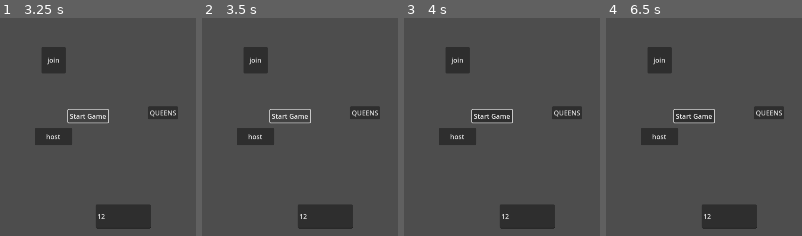
Above: before the commit, frames 1-4 (left to right).
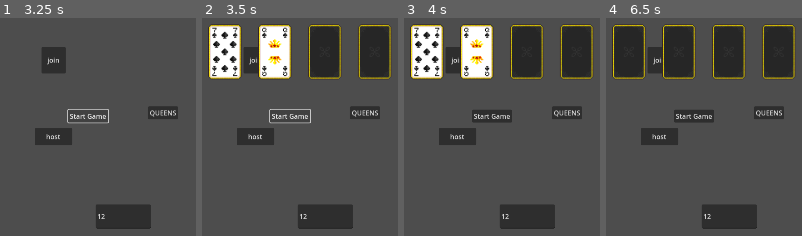
Above: after the commit, the same moments.

Repository: zyreoo/queens
Game: Godot game, scene res://scenes/main.tscn
The game is run twice, just before and just after one commit, with the same random seed, the same clock (stepped at 60 frames per second) and the same inputs.
Inputs (mouse positions are in pixels of both pictures, inside the frame that each line leads up to):
- Up to frame 1 (3.25 s): click (123, 216) at 0.52 s; type "12" at 0.6 s; click "host" at 1.25 s; click "join" at 2 s; click "Start Game" at 2.75 s
- Up to frame 2 (3.5 s): no input
- Up to frame 3 (4 s): click (427, 52) at 3.52 s
- Up to frame 4 (6.5 s): click (678, 52) at 4.27 s; click (729, 52) at 5.02 s; click (778, 52) at 5.77 s

Frame 1 is identical in both runs. In frame 2, 16% of the frame differs, in the area x 3-97%, y 3-28%; in frame 3, 17%, in the area x 3-97%, y 3-49%; in frame 4, 16%.

Commit message:
still continue to implement the multiplayer, the local works, now implementing the center card slot to work

Diff:
--- a/queens-gameplay/scripts/Player1.gd
+++ b/queens-gameplay/scripts/Player1.gd
@@ -15,22 +15,28 @@
 	if card_instance == null:
 		return
 
-
-
 	if card_instance.get_parent():
 		card_instance.get_parent().remove_child(card_instance)
-
 
 	add_child(card_instance)
 	hand.append(card_instance)
 
-
 	card_instance.holding_player = self
 	card_instance.hand_index = hand.size() - 1
 
-	var is_local_player = (peer_id == multiplayer.get_unique_id())
+	arrange_hand()
 
-	arrange_hand()
+	var is_local_player = is_local()
+
+	if not is_local():
+		card_instance.set_mouse_filter(Control.MOUSE_FILTER_IGNORE)
+		card_instance.flip_card(false)
+	else:
+		if face_up:
+			card_instance.flip_card(true)
+		else:
+			card_instance.flip_card(false)
+
 
 
 func arrange_hand():
@@ -66,6 +72,9 @@
 		score += card.value
 	return score
 
+func is_local():
+	return peer_id == multiplayer.get_unique_id()
+
 
 func update_score_label():
 	$Label.text = "Score: %d " % score
--- a/queens-gameplay/scripts/card.gd
+++ b/queens-gameplay/scripts/card.gd
@@ -6,7 +6,7 @@
 @export var value: int
 @export var permanent_face_up: bool= false
 
-var card_back_texture = preload("res://assets/Card Back 3.png"	)
+var card_back_texture = preload("res://assets/Card Back 3.png")
 var front_texture : Texture = null
 var is_flipped = false
 var holding_player : Node = null
@@ -14,6 +14,7 @@
 var is_dragging = false
 var drag_offset = Vector2()
 
+
 func _ready():
 
 	var front_image_path = "res://assets/%s %s.png" % [suit, rank]
@@ -33,9 +34,6 @@
 	if is_flipped and not main.in_flip_phase:
 		return
 
-	#if multiplayer.get_unique_id() != get_multiplayer_authority():
-		#return
-	#rpc("rpc_flip_card")
 
 	if main.jack_swap_mode:
 		if main.jack_swap_selection["from"] == null:
@@ -92,8 +90,12 @@
 		main.reacting_players.append(holding_player)
 
 		if value == main.reaction_value:
-			main.rpc_id(1, "play_card_to_center",self)
-
+			var card_data = {
+					"suit": suit,
+					"rank": rank,
+					"value": value
+				}
+			main.rpc_id(1, "request_play_card", card_data)
 		else:
 			var player = holding_player
 			if player:
@@ -160,6 +162,9 @@
 
 func _gui_input(event):
 	var main = get_tree().get_root().get_node("Main")
+
+	if holding_player and holding_player.peer_id != multiplayer.get_unique_id():
+		return
 
 	if main.in_flip_phase:
 		return
@@ -181,7 +186,12 @@
 			var center_pos = center.global_position
 
 			if global_position.distance_to(center_pos) < 350:
-				main.rpc_id(1, "play_card_to_center",self)
+				var card_data = {
+					"suit": suit,
+					"rank": rank,
+					"value": value
+				}
+				main.rpc_id(1, "request_play_card", card_data)
 			else:
 				if holding_player and holding_player.has_method("arrange_hand"):
 					holding_player.arrange_hand()
--- a/queens-gameplay/scripts/main.gd
+++ b/queens-gameplay/scripts/main.gd
@@ -40,88 +40,69 @@
 var final_round_count :=0
 var queens_caller_index = null
 var turn_advanced_this_frame = false
-
 var peer: WebSocketMultiplayerPeer
-
 var local_peer_id := -1
-
-func _ready():
-	print("the main scene is ready")
-
-	$StartGameButton.visible = true
-	$queens.visible = true
-
-	local_peer_id = multiplayer.get_unique_id()
-
-	setup_players()
-	multiplayer.peer_connected.connect(func(id): print("connected:", id))
-	multiplayer.connected_to_server.connect(func(): print("connected to server"))
-	multiplayer.connection_failed.connect(func(): print("Connection failed"))
-	multiplayer.server_disconnected.connect(func(): print("Server disconnected"))
-
-
-func _on_host_button_pressed():
-	peer = WebSocketMultiplayerPeer.new()
-	var error = peer.create_server(12345, "0.0.0.0")
-	if error != OK:
-		print("Failed to start server", error)
-		return
-	multiplayer.multiplayer_peer = peer
-	print("Hosting on port 12345")
-
-func _on_join_game_pressed():
-	var ip = ip_field.text.strip_edges()
-	if ip == "": ip = "127.0.0.1"
-	peer = WebSocketMultiplayerPeer.new()
-	var error = peer.create_client("ws://" + ip+ ":12345")
-	if error != OK:
-		print("connection failed:", error)
-		return
-	multiplayer.multiplayer_peer = peer
-	print("Connecting to", ip)
-
-func _on_start_game_button_pressed():
-	if game_started:
-		print("game already started")
-		return
-
-	if multiplayer.is_server():
-		await _wait_for_peers_ready()
-		_start_game_server()
-
-func _wait_for_peers_ready():
-	var expected = multiplayer.get_peers().size() +1
-	var timeout = 0.5
-	var start_time = Time.get_ticks_msec()
-
-	while get_tree().get_nodes_in_group("players").size() < expected:
+var player_count := 0
+var registered_peers: Array = []
+
+func _update_center_card(card_data: Dictionary):
+	if center_card:
+		center_card.queue_free()
+
+	center_card = preload("res://scenes/Card.tscn").instantiate()
+	center_card.suit = card_data.suit
+	center_card.rank = card_data.rank
+	center_card.value = card_data.value
+	center_card.permanent_face_up = true
+
+	add_child(center_card)
+
+	if has_node("CenterCardSlot"):
+		center_card.global_position = $CenterCardSlot.global_position
+	else:
+		print("center card slot not found")
+
+
+	center_card.rotation_degrees = 0
+	center_card.flip_card(true)
+
+
+func _receive_initial_hand(cards: Array):
+	var local_player = null
+	var attempts = 10
+
+	while local_player == null and attempts > 0:
 		await get_tree().process_frame
-
-		if Time.get_ticks_msec() - start_time > timeout *1000:
-			print("Not all players ready")
-			break
-@rpc("authority")
-func _start_game_server():
-	if game_started:
-		print("already started")
-		return
-
-	game_started = true
-
-	_create_players()
-	_shuffle_deck()
-
-	for i in range(players.size()):
-		var cards = []
-		for j in range(4):
-			var card_str = deck.pop_back()
-			cards.append(card_str)
-		rpc_id(players[i].peer_id, "_receive_initial_hand", cards)
-
-	var center_card_str = deck.pop_back()
-	rpc("_set_center_card", center_card_str)
-	current_player_index = 0
-	rpc("_set_turn", current_player_index)
+		local_player = _find_local_player()
+		attempts -= 1
+
+	if local_player == null:
+		print("couldnot find local player after mulple attepmts")
+		return
+
+	print("Looking for local player with ID:", multiplayer.get_unique_id())
+
+	for i in range(cards.size()):
+		var card_str = cards[i]
+		var parts = card_str.split(":")
+		if parts.size() != 2:
+			print("Invalid card format:", card_str)
+			continue
+
+		var card = preload("res://scenes/Card.tscn").instantiate()
+		card.suit = parts[0]
+		card.rank = parts[1]
+		card.value = values[parts[1]]
+
+		var is_local = local_player.peer_id == multiplayer.get_unique_id()
+		var should_flip = i < 2 and is_local
+
+		local_player.add_card(card, should_flip)
+
+func is_local():
+	var peer_id = multiplayer.get_unique_id()
+
+	return peer_id
 
 func _create_players():
 	players.clear()
@@ -135,16 +116,118 @@
 	var peer_ids = multiplayer.get_peers()
 	peer_ids.append(multiplayer.get_unique_id())
 
-
-	var i = 0
-	for peer_id in multiplayer.get_peers():
+	for i in range (peer_ids.size()):
 		var player_scene = preload("res://scenes/Player.tscn")
 		var p = player_scene.instantiate()
-		add_child(p)
 		p.position = positions[i]
 		p.rotation_degrees = [0, 90, 180, -90][i]
-		p.peer_id = peer_id
+		p.peer_id = peer_ids[i]
+		p.player_id = i
+		p.set_multiplayer_authority(peer_ids[i])
+		add_child(p)
 		players.append(p)
+		p.add_to_group("players")
+
+func _ready():
+	print("the main scene is ready")
+
+	$StartGameButton.visible = true
+	$queens.visible = true
+
+	local_peer_id = multiplayer.get_unique_id()
+
+	multiplayer.peer_connected.connect(func(id): print("connected:", id))
+	multiplayer.connected_to_server.connect(func():
+		print("connected to server")
+		_spawn_local_player()
+	)
+	multiplayer.connection_failed.connect(func(): print("Connection failed"))
+	multiplayer.server_disconnected.connect(func(): print("Server disconnected"))
+
+
+func _on_host_button_pressed():
+	peer = WebSocketMultiplayerPeer.new()
+	var error = peer.create_server(12345, "0.0.0.0")
+	if error != OK:
+		print("Failed to start server", error)
+		return
+	multiplayer.multiplayer_peer = peer
+	print("Hosting on port 12345")
+
+	await get_tree().create_timer(0.5).timeout
+	register_player()
+
+func _on_join_game_pressed():
+	var ip = ip_field.text.strip_edges()
+	if ip == "": ip = "127.0.0.1"
+	peer = WebSocketMultiplayerPeer.new()
+	var error = peer.create_client("ws://" + ip+ ":12345")
+	if error != OK:
+		print("connection failed:", error)
+		return
+	multiplayer.multiplayer_peer = peer
+	print("Connecting to", ip)
+	await get_tree().create_timer(0.5).timeout
+	rpc_id(1, "register_player")
+
+func _on_start_game_button_pressed():
+	if game_started:
+		print("game already started")
+		return
+
+	if multiplayer.is_server():
+		await _wait_for_peers_ready()
+		_start_game_server()
+
+func _wait_for_peers_ready():
+	var expected = player_count
+	var timeout = 0.5
+	var start_time = Time.get_ticks_msec()
+
+	while get_tree().get_nodes_in_group("players").size() < expected:
+		await get_tree().process_frame
+
+		if Time.get_ticks_msec() - start_time > timeout *1000:
+			print("Not all players ready")
+			break
+@rpc("authority")
+func _start_game_server():
+	if game_started:
+		print("already started")
+		return
+
+	current_player_index = 0
+	game_started = true
+	_create_players()
+	_shuffle_deck()
+	await get_tree().create_timer(0.5).timeout
+	register_player()
+	rpc("_set_turn", current_player_index)
+
+	for i in range(players.size()):
+		var peer_id = players[i].peer_id
+		var cards = []
+		for j in range(4):
+			var card_str = deck.pop_back()
+			cards.append(card_str)
+		if peer_id == multiplayer.get_unique_id():
+			_receive_initial_hand(cards)
+		else:
+			rpc_id(peer_id, "_receive_initial_hand", cards)
+
+
+	var center_card_str = deck.pop_back()
+	var parts = center_card_str.split(":")
+	var card_data = {
+		 "suit": parts[0],
+		"rank": parts[1],
+		"value": values[parts[1]],
+		"position": $CenterCardSlot.global_position
+}
+	rpc("_update_center_card", card_data)
+	rpc_id(1, "_set_center_card", center_card_str)
+	current_player_index = 0
+	rpc("_set_turn", current_player_index)
 
 func _shuffle_deck():
 	deck.clear()
@@ -167,41 +250,6 @@
 	center_card.global_position = $CenterCardSlot.global_position
 	center_card.flip_card(true)
 
-
-func setup_players():
-	var screen_size = get_viewport_rect().size
-	var positions = [
-		Vector2(screen_size.x /2, 100),
-		Vector2(screen_size.x - 100, screen_size.y /2),
-		Vector2(screen_size.x/2, screen_size.y -200),
-		Vector2(100, screen_size.y/2)
-	]
-	deck.clear()
-	for i in range (2):
-		for suit in suits:
-			for rank in ranks:
-				deck.append("%s:%s" % [suit, rank])
-		shuffled_deck = deck.duplicate()
-		shuffled_deck.shuffle()
-
-
-	for i in range (4):
-		var player_scene = preload("res://scenes/Player.tscn")
-		var player_instance = player_scene.instantiate()
-		players.append(player_instance)
-		add_child(player_instance)
-		player_instance.position = positions[i]
-
-		match i:
-			0: player_instance.rotation_degrees = 0
-			1: player_instance.rotation_degrees = 90
-			2:player_instance.rotation_degrees = 180
-			3:player_instance.rotation_degrees = -90
-		player_instance.set_multiplayer_authority(multiplayer.get_unique_id())
-		player_instance.player_id = i
-		player_instance.peer_id = multiplayer.get_unique_id()
-
-
 func deal_cards(player_instance):
 	for j in range(4):
 		var card = create_card_from_deck(player_instance)
@@ -223,10 +271,8 @@
 			return
 	print("Now it's Player %d's turn" % current_player_index)
 	await give_and_hide_card(players[current_player_index])
-
-
-
-
+	var current_peer_id = players[current_player_index].peer_id
+	rpc_id(current_peer_id, "start_turn", current_player_index)
 
 func draw_card_for_current_player():
 	if deck.size() == 0:
@@ -376,6 +422,14 @@
 	if was_current_player:
 		next_turn()
 
+	var card_data = {
+	"suit": card.suit,
+	"rank": card.rank,
+	"value": card.value
+}
+
+	rpc("_update_center_card", card_data)
+
 @rpc("any_peer")
 func start_turn(index):
 	current_player_index = index
@@ -597,37 +651,7 @@
 	$queens.disabled = true
 	print("Current player index when Queens pressed: ", current_player_index)
 	print("Queens player index set to: ", queens_player_index)
-
-@rpc("any_peer", "reliable")
-func _receive_initial_hand(cards: Array):
-	var local_player = _find_local_player()
-
-	if local_player == null:
-		await get_tree().create_timer(0.5).timeout
-		local_player = _find_local_player()
-		if local_player == null:
-			print("Couldnt find local player!")
-			return
-
-	for i in range(cards.size()):
-		var card_str = cards[i]
-		var parts = card_str.split(":")
-		if parts.size() != 2:
-			print("Invalid card format:", card_str)
-			continue
-
-		var card = preload("res://scenes/Card.tscn").instantiate()
-		card.suit = parts[0]
-		card.rank = parts[1]
-		card.value = values[parts[1]]
-
-		var is_local = local_player.peer_id == multiplayer.get_unique_id()
-		var should_flip = i < 2 and is_local
-
-		local_player.add_card(card, should_flip)
-
-
-@rpc("any_peer", "reliable")
+@rpc("authority")
 func _set_center_card(card_str: String):
 	if center_card:
 		center_card.queue_free()
@@ -648,6 +672,66 @@
 
 func _find_local_player():
 	for p in get_tree().get_nodes_in_group("players"):
+		print("found player with peer_id", p.peer_id)
 		if p.peer_id == multiplayer.get_unique_id():
 			return p
 	return null
+
+
+@rpc("any_peer")
+func request_play_card(card_data: Dictionary):
+	if not multiplayer.is_server():
+		return
+
+	var card = preload("res://scenes/Card.tscn").instantiate()
+	card.suit = card_data.suit
+	card.rank = card_data.rank
+	card.value = card_data.value
+	card.set_multiplayer_authority(1)
+	add_child(card)
+
+	play_card_to_center(card)
+
+@rpc("any_peer")
+func register_player():
+	var peer_id = multiplayer.get_remote_sender_id()
+	print("Player with ID", peer_id)
+
+	if registered_peers.has(peer_id):
+		return
+
+
+	if registered_peers.size() >=4:
+		print("Too many players")
+		return
+
+	registered_peers.append(peer_id)
+	rpc_id(peer_id, "_assign_player_index", registered_peers.size() - 1)
+
+func _spawn_local_player():
+	var player_scene = preload("res://scenes/Player.tscn")
+	var player = player_scene.instantiate()
+
+	player.peer_id = multiplayer.get_unique_id()
+	player.player_id = -1
+	player.set_multiplayer_authority(multiplayer.get_unique_id())
+	add_child(player)
+	player.add_to_group("players")
+
+	var screen_size = get_viewport_rect().size
+	player.position = Vector2(screen_size.x/2, screen_size.y-200)
+	player.rotation_degrees = 180
+
+	players.append(player)
+
+@rpc("authority")
+func _assign_player_index(index: int):
+	var local_player = _find_local_player()
+
+	if local_player:
+		local_player.player_id = index
+		print("Local player assigned index: ", index)
+		if index == 0:
+			print(" i m the host")
+	else:
+		print("local player not found")
